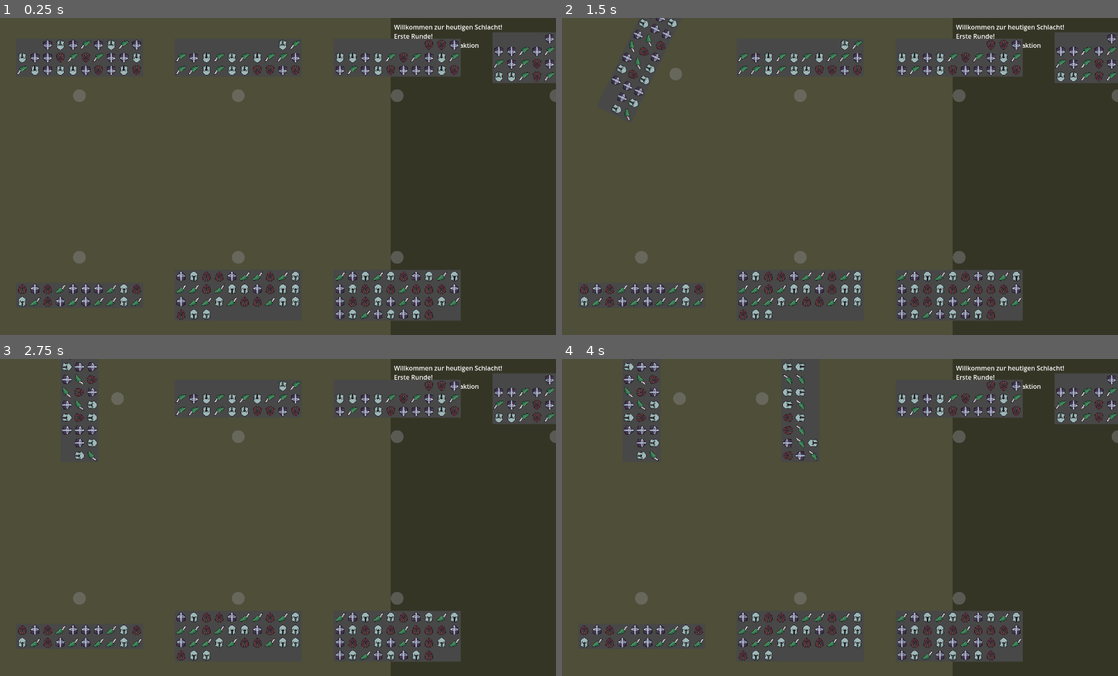
Above: before the commit, frames 1-4 (two rows, left to right).
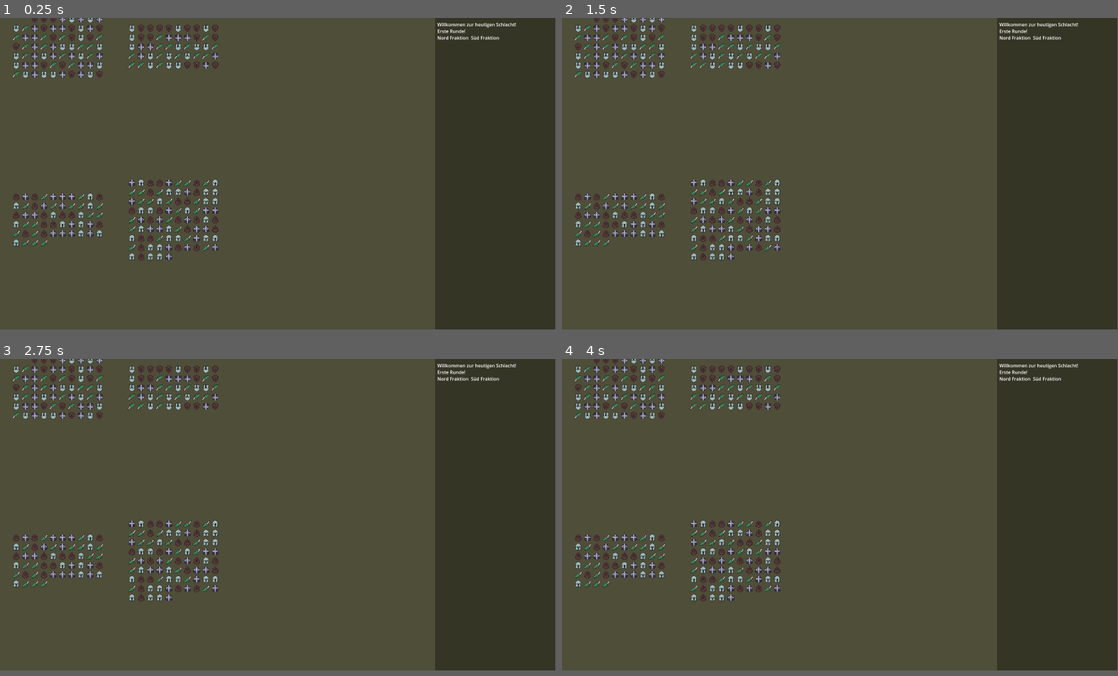
Above: after the commit, the same moments.

Repository: cjanta/RectsGodot
Game: Godot game, scene res://root.tscn
The game is run twice, just before and just after one commit, with the same random seed, the same clock (stepped at 60 frames per second) and the same inputs.
Inputs (mouse positions are in pixels of both pictures, inside the frame that each line leads up to):
- Up to frame 1 (0.25 s): no input
- Up to frame 2 (1.5 s): tap Enter at 0.5 s; drag from (639, 56) to (801, 56) at 0.52 s; tap Space (Spacebar) at 1.25 s; drag from (639, 94) to (801, 56) at 1.27 s
- Up to frame 3 (2.75 s): tap Enter at 2 s; tap Space (Spacebar) at 2.1 s; click (239, 397) at 2.17 s
- Up to frame 4 (4 s): tap Space (Spacebar) at 2.75 s; drag from (801, 435) to (678, 397) at 2.77 s; tap Enter at 3.5 s; drag from (956, 397) to (801, 397) at 3.52 s
In our replay, the window is 800x457 before the commit and 799x449 after it. These sizes can differ from the game's own. Grey fills any space a smaller window leaves; there, only what the larger window draws over its background counts as a difference.

The runs differ from the first frame. In frame 1, 17% of the frame differs, in the area x 2-100%, y 0-100%; in frame 2, 17%; in frame 3, 17%; in frame 4, 17%.

Commit message:
bugfixes

Diff:
--- a/Faction.gd
+++ b/Faction.gd
@@ -10,9 +10,8 @@
 
 func _ready():
 	session = find_parent("Game_Session")
-	randomize()
 	var x_off = 200
-	var num_per_faction = randi_range(2,5)
+	var num_per_faction = 2
 	if start_direction == Vector2.DOWN:
 		for n in num_per_faction:
 			create_test_regiments(Vector2(x_off+ n*400,100))
@@ -32,7 +31,7 @@
 	add_child(regiment)
 	randomize()
 	randi()
-	regiment.setup(start_direction, start_position, Vector3(randi_range(10,51), 10.0, 1.0 ))
+	regiment.setup(start_direction, start_position, Vector3(randi_range(50,100), 10.0, 1.0 ))
 	faction_regiments.append(regiment)
 
 func guilog(test : String):
--- a/Faction_Regiment.gd
+++ b/Faction_Regiment.gd
@@ -21,7 +21,7 @@
 var regiment_unit_size = Vector3(25,10,2)
 var unit_pixel_size = 32.0
 
-var isIni = true
+var is_runntime_ini = true
 
 var faction_unit_preload = preload("res://faction_unit.tscn")
 var session : Game_Session
@@ -36,7 +36,6 @@
 	return unit_pixel_size
 
 func set_regiment_unit_size(new_size : Vector3):
-	hitbox_regiment_bounds.shape.extents = get_current_bounds_extends()
 	regiment_unit_size = new_size
 
 func get_current_bounds_extends():
@@ -78,27 +77,29 @@
 	if setup_facing == Vector2.DOWN:
 		rotation_degrees += 180
 	set_regiment_unit_size(new_size)
+	hitbox_regiment_bounds.shape = hitbox_regiment_bounds.shape.duplicate()
 	hitbox_regiment_bounds.shape.extents = get_current_bounds_extends()
 	update_relatives()
 
 
-func setup_regiment(pos : Vector2):
-	position +=pos
-	setup_units()
-
-func setup_units():
-	var offset = Vector2(unit_pixel_size/2,unit_pixel_size/2)
+func runntime_ini():
+	set_regiment_unit_size(regiment_unit_size)
+	hitbox_regiment_bounds.shape.extents = get_current_bounds_extends()
+	update_relatives()
+	position += setup_pos
+	var offset = Vector2(unit_pixel_size/2, unit_pixel_size/2)
 	for n in regiment_unit_size.x:
 		var unit = faction_unit_preload.instantiate()
 		var collum =  floor(n / regiment_unit_size.y)
-		unit.position = relative_position + Vector2(n * unit_pixel_size - collum * regiment_unit_size.y * unit_pixel_size , collum * unit_pixel_size ) + offset
+		unit.position = relative_position  + Vector2(n * unit_pixel_size - collum * regiment_unit_size.y * unit_pixel_size , collum * unit_pixel_size ) + offset
 		add_child(unit)
 		faction_units.append(unit)
+	update_attached_gui()
 
 func update_attached_gui():
-	var y_offset =  -(regiment_unit_size.z * unit_pixel_size)
+	var y_offset = get_current_bounds_extends().y / 2.0
 	for node in node_to_update:
-		node.position += Vector2(0,y_offset)
+		node.position += Vector2(0,-y_offset - unit_pixel_size)
 
 func update_relatives():
 	shape_extends_total = Vector2(hitbox_regiment_bounds.shape.extents.x *2, hitbox_regiment_bounds.shape.extents.y *2)
@@ -119,14 +120,15 @@
 	return alpha
 
 func check_if_runtime_ini():
-	if isIni && setup_pos != Vector2.ZERO:
-		isIni = false
-		setup_regiment(setup_pos)
+	if is_runntime_ini:
+		is_runntime_ini = false
+		runntime_ini()
 
 func _draw():
 	#draw_rect(regiment_bounds,Color.WHEAT,true, -1.0)
-	draw_circle(hitbox_rotation.position,hitbox_rotation.shape.radius,Color(0.5, 0.5, 0.5, 0.5 ))
+	#draw_circle(hitbox_rotation.position,hitbox_rotation.shape.radius,Color(0.5, 0.5, 0.5, 0.5 ))
 	#draw_colored_polygon(hitbox_polygone.polygon,Color(0.7, 0.5, 0.5, 0.5 ))
+	pass
 
 func rotateTo(aGlobalPosition):
 	var direction = aGlobalPosition - global_position
--- a/faction_regiment_scene.tscn
+++ b/faction_regiment_scene.tscn
@@ -2,26 +2,19 @@
 
 [ext_resource type="Script" path="res://Faction_Regiment.gd" id="1_nqapm"]
 [ext_resource type="Texture2D" uid="uid://cftc6r08dnci6" path="res://grfx/iconDarkGrey32.png" id="2_2qplr"]
+[ext_resource type="PackedScene" uid="uid://sf58apyyihsn" path="res://hitbox_regiment_bounds.tscn" id="2_daj36"]
 [ext_resource type="Script" path="res://faction_icon.gd" id="2_nebew"]
-
-[sub_resource type="RectangleShape2D" id="RectangleShape2D_jkixb"]
-
-[sub_resource type="CircleShape2D" id="CircleShape2D_3p1nj"]
+[ext_resource type="PackedScene" uid="uid://3mie7hp7sxd" path="res://hitbox_rotation.tscn" id="3_3dvq2"]
 
 [node name="Faction_Regiment_Scene" type="Node2D"]
 script = ExtResource("1_nqapm")
 
-[node name="hitbox_regiment_bounds" type="Area2D" parent="."]
+[node name="hitbox_regiment_bounds" parent="." instance=ExtResource("2_daj36")]
 
-[node name="regiment_bounds" type="CollisionShape2D" parent="hitbox_regiment_bounds"]
-shape = SubResource("RectangleShape2D_jkixb")
-
-[node name="hitbox_rotation" type="Area2D" parent="."]
-
-[node name="rotation_circle" type="CollisionShape2D" parent="hitbox_rotation"]
-shape = SubResource("CircleShape2D_3p1nj")
+[node name="hitbox_rotation" parent="." instance=ExtResource("3_3dvq2")]
 
 [node name="bounds_sprite" type="Sprite2D" parent="."]
+visible = false
 texture = ExtResource("2_2qplr")
 script = ExtResource("2_nebew")
 
--- a/faction_unit.tscn
+++ b/faction_unit.tscn
@@ -3,4 +3,5 @@
 [ext_resource type="Script" path="res://Faction_Unit.gd" id="1_vwj34"]
 
 [node name="Faction_Unit" type="Node2D"]
+z_index = 5
 script = ExtResource("1_vwj34")
--- /dev/null
+++ b/hitbox_regiment_bounds.tscn
@@ -0,0 +1,8 @@
+[gd_scene load_steps=2 format=3 uid="uid://sf58apyyihsn"]
+
+[sub_resource type="RectangleShape2D" id="RectangleShape2D_jkixb"]
+
+[node name="hitbox_regiment_bounds" type="Area2D"]
+
+[node name="regiment_bounds" type="CollisionShape2D" parent="."]
+shape = SubResource("RectangleShape2D_jkixb")
--- /dev/null
+++ b/hitbox_rotation.tscn
@@ -0,0 +1,8 @@
+[gd_scene load_steps=2 format=3 uid="uid://3mie7hp7sxd"]
+
+[sub_resource type="CircleShape2D" id="CircleShape2D_3p1nj"]
+
+[node name="hitbox_rotation" type="Area2D"]
+
+[node name="rotation_circle" type="CollisionShape2D" parent="."]
+shape = SubResource("CircleShape2D_3p1nj")
--- a/project.godot
+++ b/project.godot
@@ -17,8 +17,8 @@
 
 [display]
 
-window/size/viewport_width=1400
-window/size/viewport_height=800
+window/size/viewport_width=1920
+window/size/viewport_height=1080
 
 [input]
 
